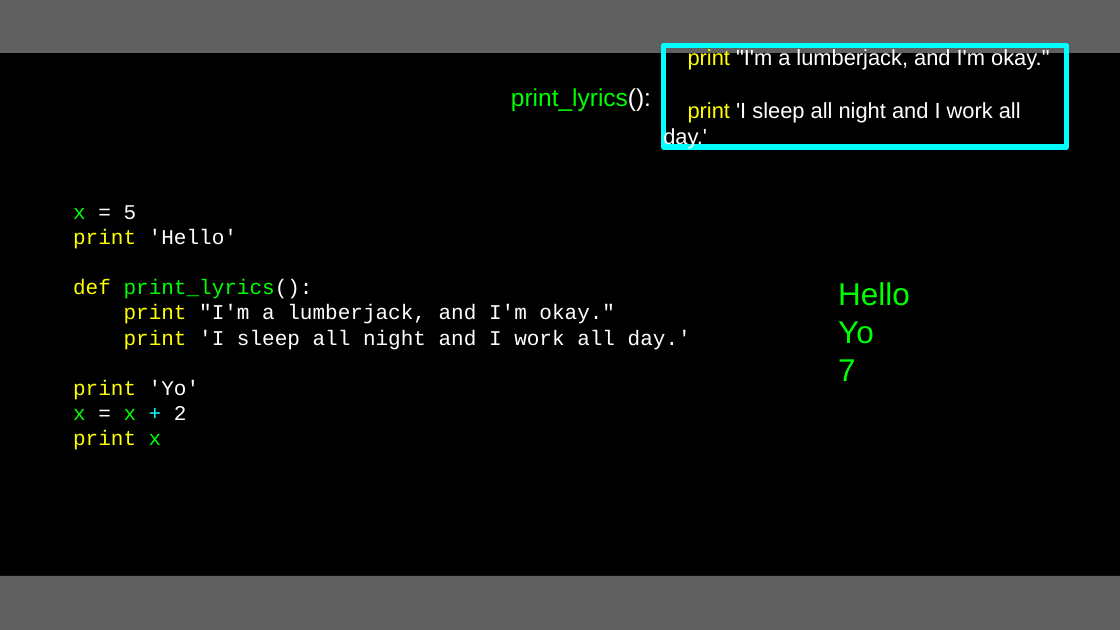
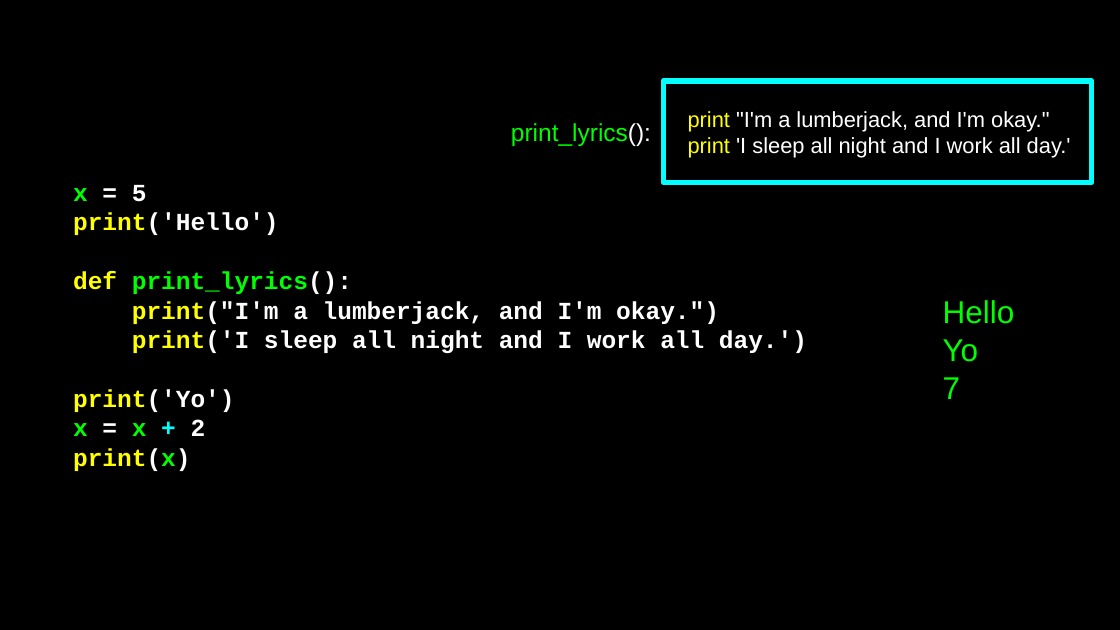
Before and after one commit to csev/py4e, a slide deck: slide 11 of lectures3/Pythonlearn-04-Functions.pptx. Drawn at 1120x630 pixels with LibreOffice and Linux fonts; fonts in the diff are those of the drawing. Boxes give left, top, right and bottom in pixels: in the first picture for what was removed or moved away, otherwise in the second. Text is boxed around its words. In the diff, an @@ line names an element or a change of style, - is before the commit and + after.

```diff
--- a/lectures3/Pythonlearn-04-Functions.pptx
+++ b/lectures3/Pythonlearn-04-Functions.pptx
@@ rectangle removed at [0,0,1120,53] @@
@@ rectangle "print "I'm a lumberjack, and ...": place and size @@
-rectangle "print "I'm a lumberjack, and ..." at [663,45,1066,147]
+rectangle "print "I'm a lumberjack, and ..." at [663,81,1092,182]
@@ text "print_lyrics():": place and size @@
-text "print_lyrics():" at [511,88,651,111]
+text "print_lyrics():" at [511,123,651,146]
@@ text at [73,185,352,436]: size 24 to 28 pt, bold on in "x = 5", "def print_lyrics():", "x = x + 2" @@
@@ text at [73,213,279,235]: text changed; size 24 to 28 pt; bold on @@
-print 'Hello'
+print('Hello')
@@ text "Hello": place and size @@
-text "Hello" at [838,282,910,381]
+text "Hello" at [943,300,1015,399]
@@ text at [73,301,807,412]: text changed; size 24 to 28 pt; bold on @@
-print "I'm a lumberjack, and I'm okay."
-print 'I sleep all night and I work all day.'
-print 'Yo'
+print("I'm a lumberjack, and I'm okay.")
+print('I sleep all night and I work all day.')
+print('Yo')
@@ text at [73,448,190,471]: text changed; size 24 to 28 pt; bold on @@
-print x
+print(x)
@@ rectangle at [0,576,1120,630]: fill #606060 to #000000 @@
```
Also in this commit, not shown: 23 other slides changed, 5 other files.
